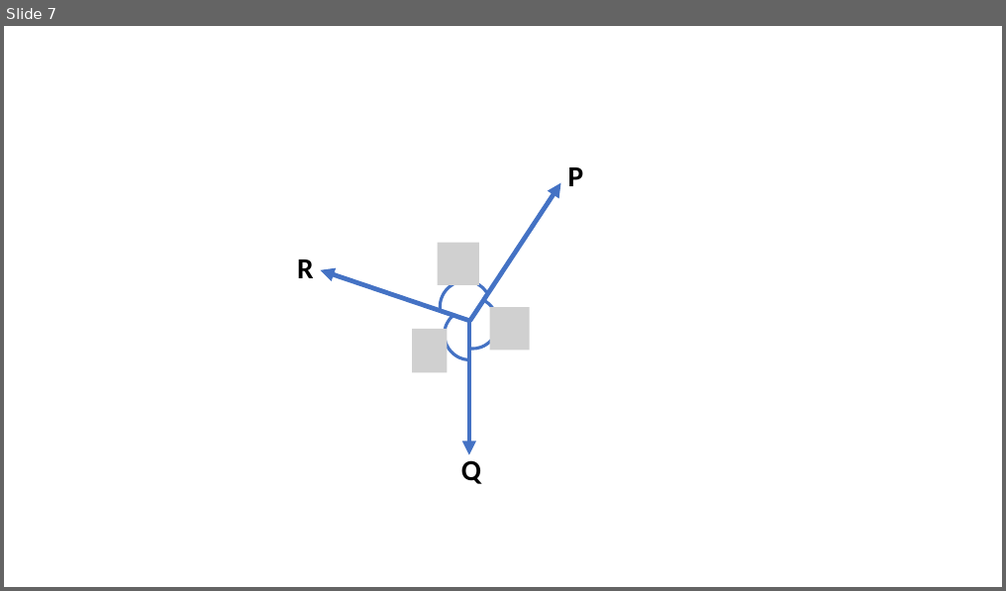
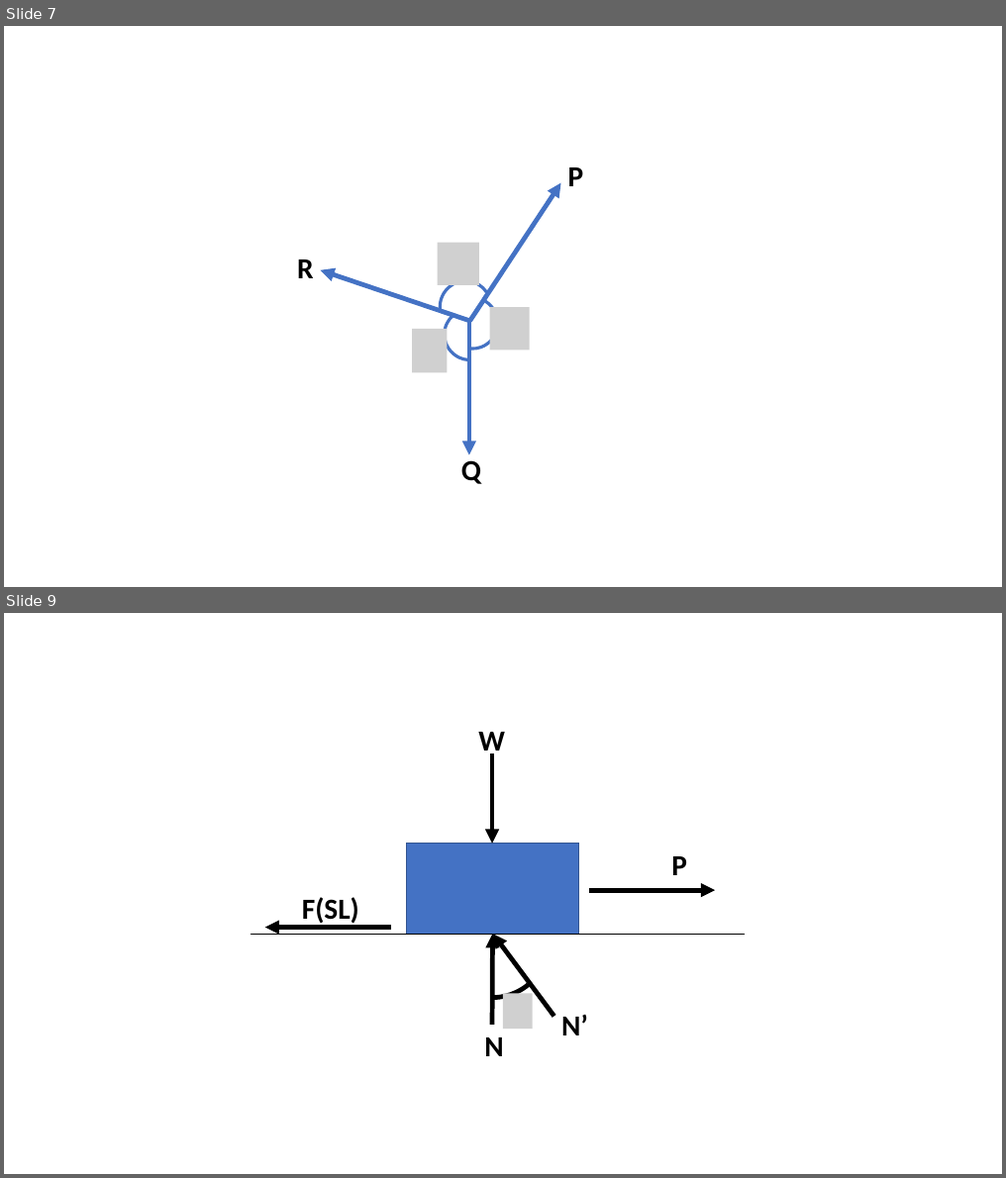
Before and after one commit to Kulasekaran-148/LATEX-Shortnotes-GATE, a slide deck: ENGINEERING MECHANICS SHORTNOTES/EM Revision.pptx. Shown one above the other, each under a label of ours: slide 7 before the commit, slides 7 and 9 after it; the slides between them are not shown. The pictures are 1006x591 and 1006x1178 pixels, drawn with LibreOffice and Linux fonts; fonts in the diff are those of the drawing; grey boxes stand for pictures. Boxes give left, top, right and bottom in pixels: in the first picture for what was removed or moved away, otherwise in the second. Text is boxed around its words. In the diff, an @@ line names an element or a change of style, - is before the commit and + after.

```diff
--- a/ENGINEERING MECHANICS SHORTNOTES/EM Revision.pptx
+++ b/ENGINEERING MECHANICS SHORTNOTES/EM Revision.pptx
@@ slide 9 added at [4, 613, 1002, 1174], background #FFFFFF @@
@@ text added at [478, 732, 505, 758], 28 pt, text #000000, bold @@
+W
@@ arrow added from (492, 754) to (492, 844), #000000 4.5 pt @@
@@ rectangle added at [407, 844, 579, 934], fill #4472C4, outline #325491 1 pt @@
@@ arc (boxed as its full ellipse) added at [434, 878, 550, 998], outline #000000 4.5 pt @@
@@ text added at [671, 857, 687, 875], 28 pt, text #000000, bold @@
+P
@@ text added at [302, 897, 359, 927], 28 pt, text #000000, bold @@
+F(SL)
@@ arrow added from (589, 891) to (715, 891), #000000 4.5 pt @@
@@ line added from (251, 934) to (746, 934), #000000 0.5 pt @@
@@ arrow added from (391, 928) to (265, 928), #000000 4.5 pt @@
@@ arrow added from (492, 1025) to (493, 934), #000000 4.5 pt @@
@@ arrow added from (554, 1017) to (493, 934), #000000 4.5 pt @@
@@ picture added at [503, 994, 533, 1029] @@
@@ text added at [561, 1015, 588, 1036], 28 pt, text #000000, bold @@
+N’
@@ text added at [484, 1038, 503, 1057], 28 pt, text #000000, bold @@
+N
```
Also in this commit, not shown: 2 other slides added, 5 other files.
